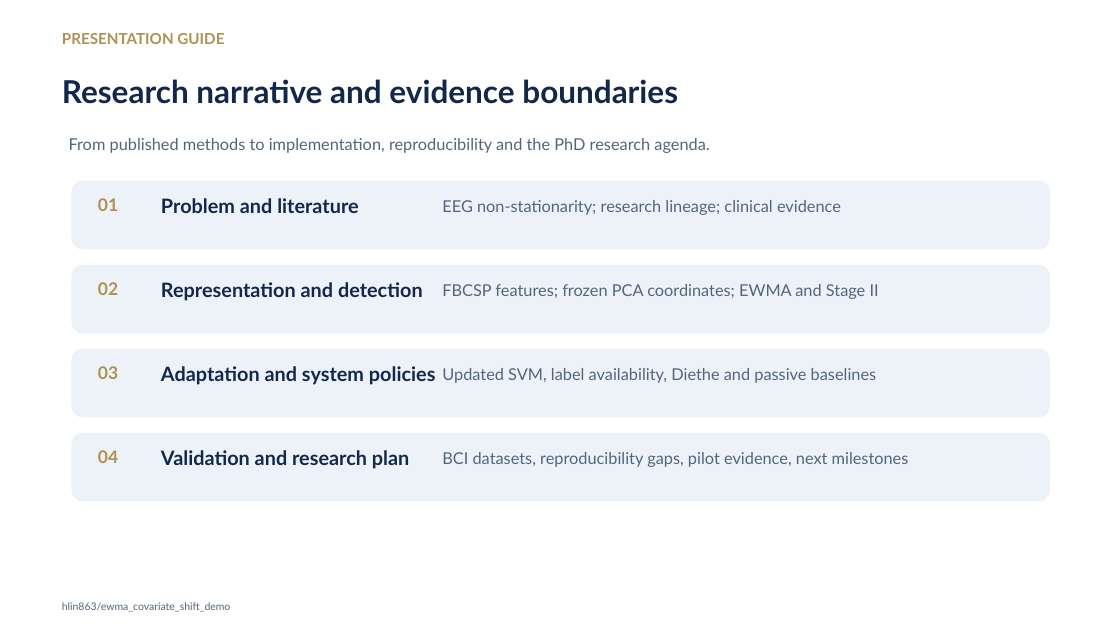
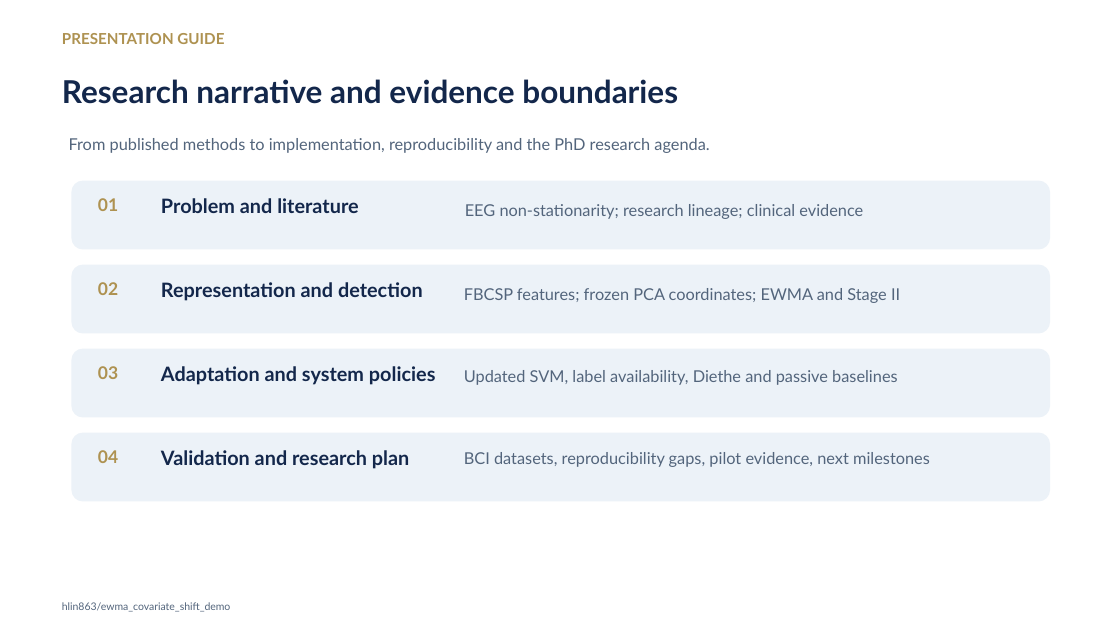
Before and after one commit to hlin863/ewma_covariate_shift_demo, a slide deck: slide 2 of presentations/EWMA_Covariate_Shift_Progress_Review_Haocheng_Lin.pptx. Drawn at 1120x630 pixels with LibreOffice and Linux fonts; fonts in the diff are those of the drawing. Boxes give left, top, right and bottom in pixels: in the first picture for what was removed or moved away, otherwise in the second. Text is boxed around its words. In the diff, an @@ line names an element or a change of style, - is before the commit and + after.

Commit message:
Update EWMA covariate shift review deck
This commit updates the progress review presentation for the EWMA covariate shift work. It refreshes the slide deck to reflect the latest project status, findings, and discussion points for review.

```diff
--- a/presentations/EWMA_Covariate_Shift_Progress_Review_Haocheng_Lin.pptx
+++ b/presentations/EWMA_Covariate_Shift_Progress_Review_Haocheng_Lin.pptx
@@ text "EEG non-stationarity; research lineage; clinical ...": place and size @@
-text "EEG non-stationarity; research lineage; clinical ..." at (442, 200, 841, 215)
+text "EEG non-stationarity; research lineage; clinical ..." at (465, 204, 863, 219)
@@ text "FBCSP features; frozen PCA coordinates; ...": place and size @@
-text "FBCSP features; frozen PCA coordinates; ..." at (442, 284, 879, 299)
+text "FBCSP features; frozen PCA coordinates; ..." at (464, 288, 900, 303)
@@ text "Updated SVM, label availability, Diethe ...": place and size @@
-text "Updated SVM, label availability, Diethe ..." at (442, 368, 877, 383)
+text "Updated SVM, label availability, Diethe ..." at (464, 370, 898, 385)
@@ text "BCI datasets, reproducibility gaps, pilot ...": place and size @@
-text "BCI datasets, reproducibility gaps, pilot ..." at (442, 452, 909, 467)
+text "BCI datasets, reproducibility gaps, pilot ..." at (464, 452, 930, 467)
```
Also in this commit, not shown: 4 other slides changed, 2 slides added, 1 slide removed.
